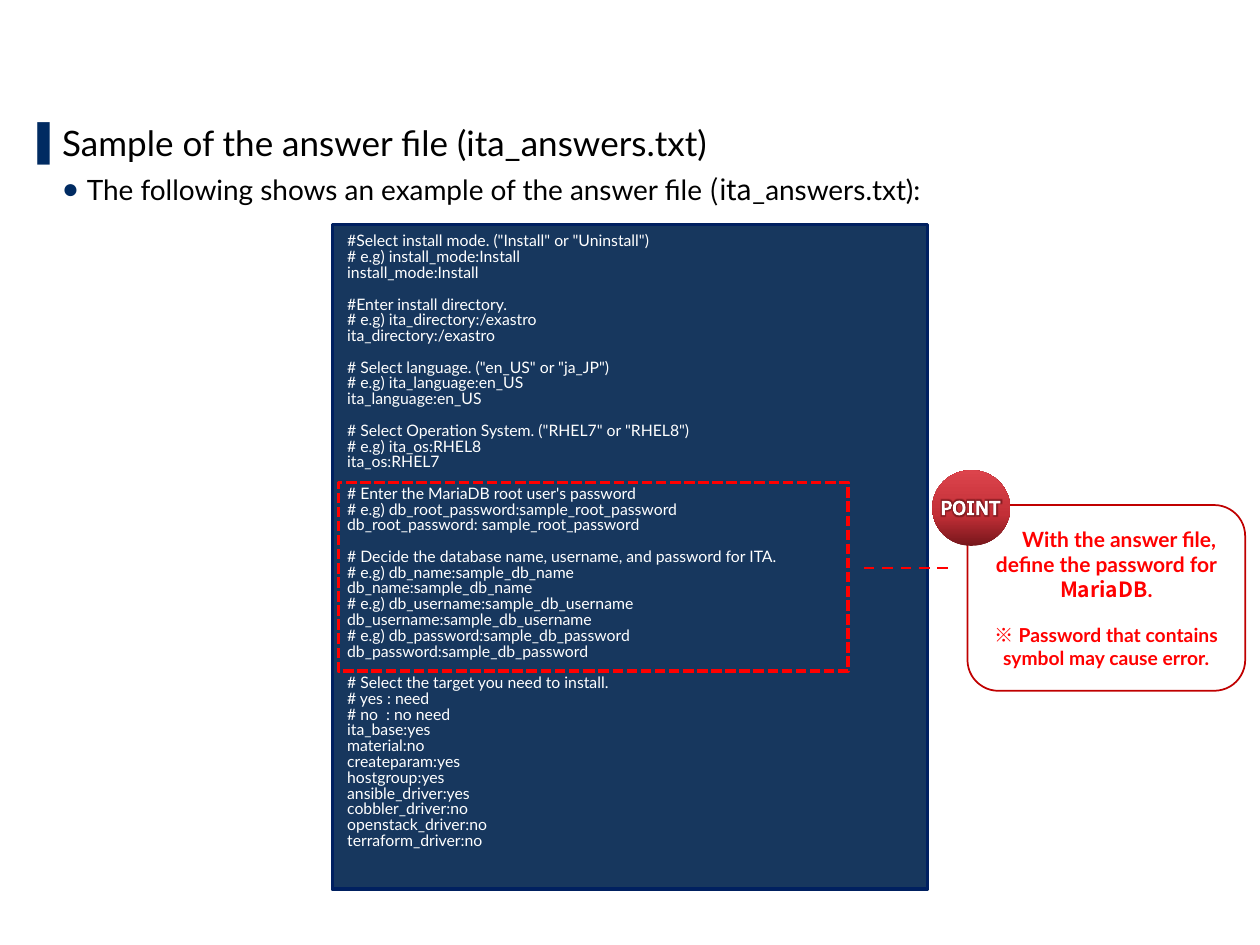
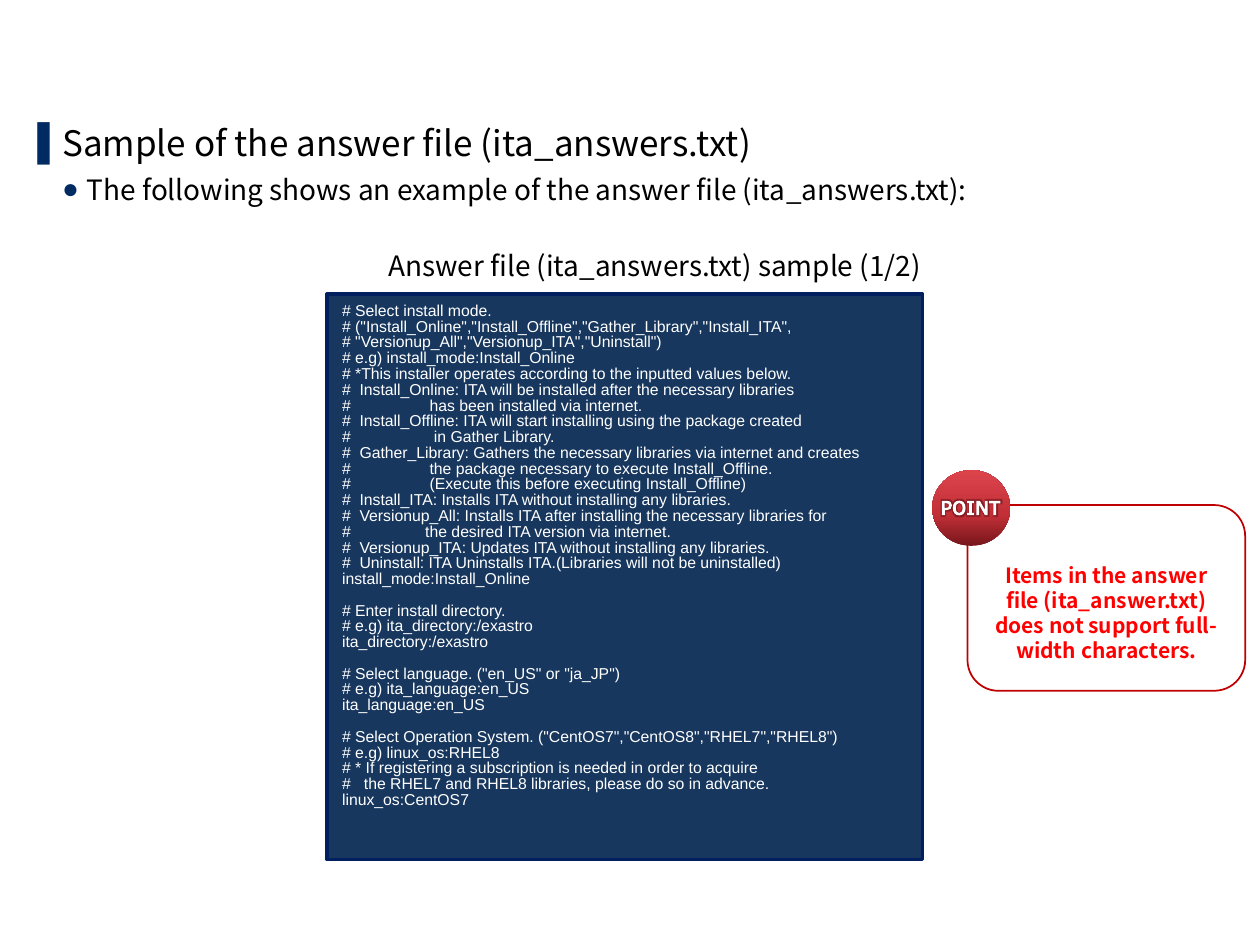
Before and after one commit to exastro-suite/it-automation-docs, a slide deck: slide 19 of asset/Learn/ITA-online-install_en.pptx (slide 17 before the commit). Drawn at 1260x945 pixels with LibreOffice and Linux fonts; fonts in the diff are those of the drawing; background and template pictures are left out. Boxes give left, top, right and bottom in pixels: in the first picture for what was removed or moved away, otherwise in the second. Text is boxed around its words. In the diff, an @@ line names an element or a change of style, - is before the commit and + after.

```diff
--- a/asset/Learn/ITA-online-install_en.pptx
+++ b/asset/Learn/ITA-online-install_en.pptx
@@ text at [62, 127, 967, 207]: font Lato to Noto Sans CJK JP in "Sample of the answer file (ita_answers.txt)", "The following shows an example of the ..." @@
@@ text at [389, 253, 921, 283]: paragraph added @@
+  Answer file (ita_answers.txt) sample (1/2)
@@ rectangle "# Select install mode.": place and size @@
-rectangle "# Select install mode." at [333, 224, 927, 890]
+rectangle "# Select install mode." at [328, 294, 922, 859]
@@ text in rectangle at [342, 304, 860, 620]: text changed; font Lato to Arial @@
-#Select install mode. ("Install" or "Uninstall")
-# e.g) install_mode:Install
-install_mode:Install
-#Enter install directory.
+# Select install mode.
+# ("Install_Online","Install_Offline","Gather_Library","Install_ITA",
+# "Versionup_All","Versionup_ITA","Uninstall")
+# e.g) install_mode:Install_Online
+# *This installer operates according to the inputted values below.
+# Install_Online: ITA will be installed after the necessary libraries
+# has been installed via internet.
+# Install_Offline: ITA will start installing using the package created
+# in Gather Library.
+# Gather_Library: Gathers the necessary libraries via internet and creates
+# the package necessary to execute Install_Offline.
+# (Execute this before executing Install_Offline)
+# Install_ITA: Installs ITA without installing any libraries.
+# Versionup_All: Installs ITA after installing the necessary libraries for
+# the desired ITA version via internet.
+# Versionup_ITA: Updates ITA without installing any libraries.
+# Uninstall: ITA Uninstalls ITA.(Libraries will not be uninstalled)
+install_mode:Install_Online
+# Enter install directory.
@@ rectangle removed at [339, 483, 849, 672] @@
@@ line removed from (864, 568) to (953, 568) @@
@@ text in rounded rectangle at [995, 566, 1217, 659]: text changed; font Lato to Noto Sans CJK JP @@
-With the answer file, define the password for MariaDB.
-※ Password that contains symbol may cause error.
+Items in the answer file (ita_answer.txt) does not support full-width characters.
@@ text in rectangle at [342, 619, 620, 714]: font Lato to Arial in "# e.g) ita_directory:/exastro", "ita_directory:/exastro", "# Select language. ("en_US" or "ja_JP")", "# e.g) ita_language:en_US" and 1 more places @@
@@ text in rectangle at [342, 730, 838, 808]: text changed; font Lato to Arial @@
-# Select Operation System. ("RHEL7" or "RHEL8")
-# e.g) ita_os:RHEL8
-ita_os:RHEL7
-# Enter the MariaDB root user's password
-# e.g) db_root_password:sample_root_password
-db_root_password: sample_root_password
-# Decide the database name, username, and password for ITA.
-# e.g) db_name:sample_db_name
-db_name:sample_db_name
-# e.g) db_username:sample_db_username
-db_username:sample_db_username
-# e.g) db_password:sample_db_password
-db_password:sample_db_password
-# Select the target you need to install.
-# yes : need
-# no : no need
-ita_base:yes
-material:no
-createparam:yes
-hostgroup:yes
-ansible_driver:yes
-cobbler_driver:no
-openstack_driver:no
-terraform_driver:no
+# Select Operation System. ("CentOS7","CentOS8","RHEL7","RHEL8")
+# e.g) linux_os:RHEL8
+# * If registering a subscription is needed in order to acquire
+# the RHEL7 and RHEL8 libraries, please do so in advance.
+linux_os:CentOS7
```
Also in this commit, not shown: 16 other slides changed, 8 slides added, 5 slides removed, 7 other files.
